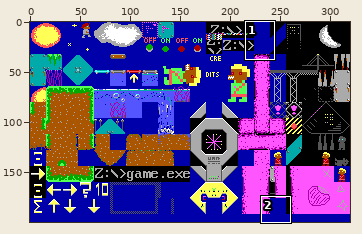
Two versions of one sprite sheet, images/tiles.png. Above: a wide view before the commit, with the close-up outlined.
Close-up. Before the edit:
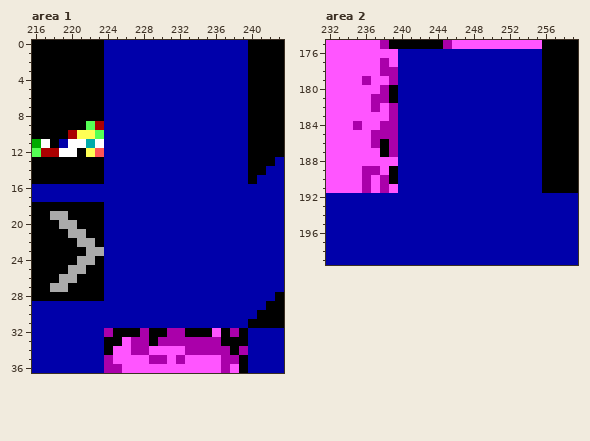
The file is 320x200 pixels. Shown: area 1: x 216..243, y 0..36; area 2: x 232..259, y 175..199.
Once edited:
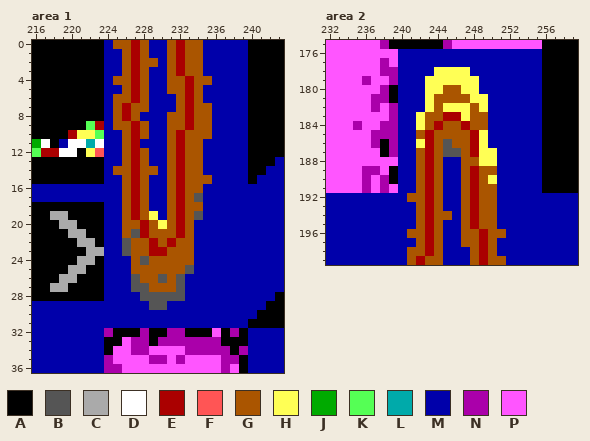
Palette (. is transparent): A #000000  B #555555  C #aaaaaa  D #ffffff  E #aa0000  F #ff5555  G #aa5500  H #ffff55  J #00aa00  K #55ff55  L #00aaaa  M #0000aa  N #aa00aa  P #ff55ff
Changes in this commit:
Changed rows in their new state; - is an unchanged pixel.
Area 1:
first column x 225:
 0 GGEG--GEGG-
 1 -GEG--GEGG-
 2 -GEGG-GEGG-
 3 -GEG--GEGG-
 4 GGEG--GGEGG
 5 -GEG--GGEG-
 6 GGEG---GEG-
 7 GEGG---GEGG
 8 GEG---GGEGG
 9 GGEG--GGEGG
10 -GEG--GEGGG
11 -GE---GEGG-
12 -GEG--GEGG-
13 -GEG--GEGG-
14 GGEGG-GEGG-
15 -GEG--GEGGG
16 -GEG--GEGG-
17 -GEG--GEGB-
18 -GEG--GEGG-
19 -GEGH-GEGB-
20 -GGEGHGEG--
21 -GBEGGGEG--
22 -BGGEGEGG--
23 -BGGEEGGG--
24 --GBGGGGG--
25 --GGGGGGB--
26 --BGGBGB---
27 --BBGGGB---
28 ---BBBBB---
29 ----BB-----
Area 2:
first column x 241:
178 ---HHHH----
179 --HHHHHH---
180 --HHGGHH---
181 --HGGGGHH--
182 --HGHHHGH--
183 -HGGEEHGG--
184 -HGEGGEGG--
185 -GEGGGGEH--
186 -HEGBGGEH--
187 -GEGBBGEHH-
188 -GEG--GGHH-
189 -GEG--GEGG-
190 -GEG--GEGH-
191 -GEG--GEGG-
192 GGEG--GEGG-
193 -GEG--GEGG-
194 -GEGG-GEGG-
195 -GEG--GEGG-
196 GGEG--GGEGG
197 -GEG--GGEG-
198 GGEG---GEG-
199 GEGG---GEGG
Changed places in both close-ups, as pixel boxes (x1, y1, x2, y2):
changed: (113, 40, 212, 310)
changed: (407, 67, 506, 265)
